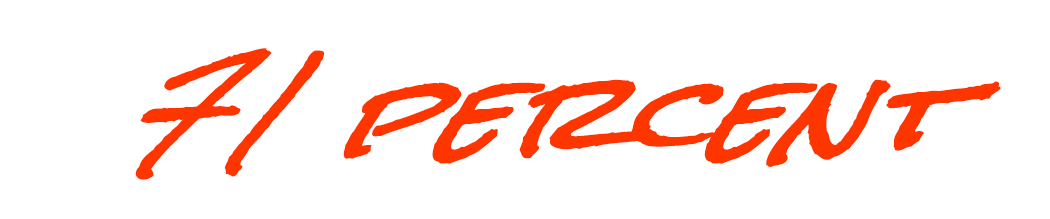
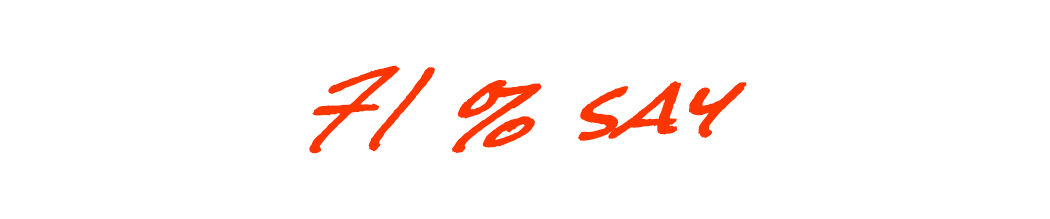
Layers edited between the first and the second 1050 × 219 image:
renamed "71 percent" to "71 % say", painted on it over [left=135, top=48, right=1001, bottom=180]
